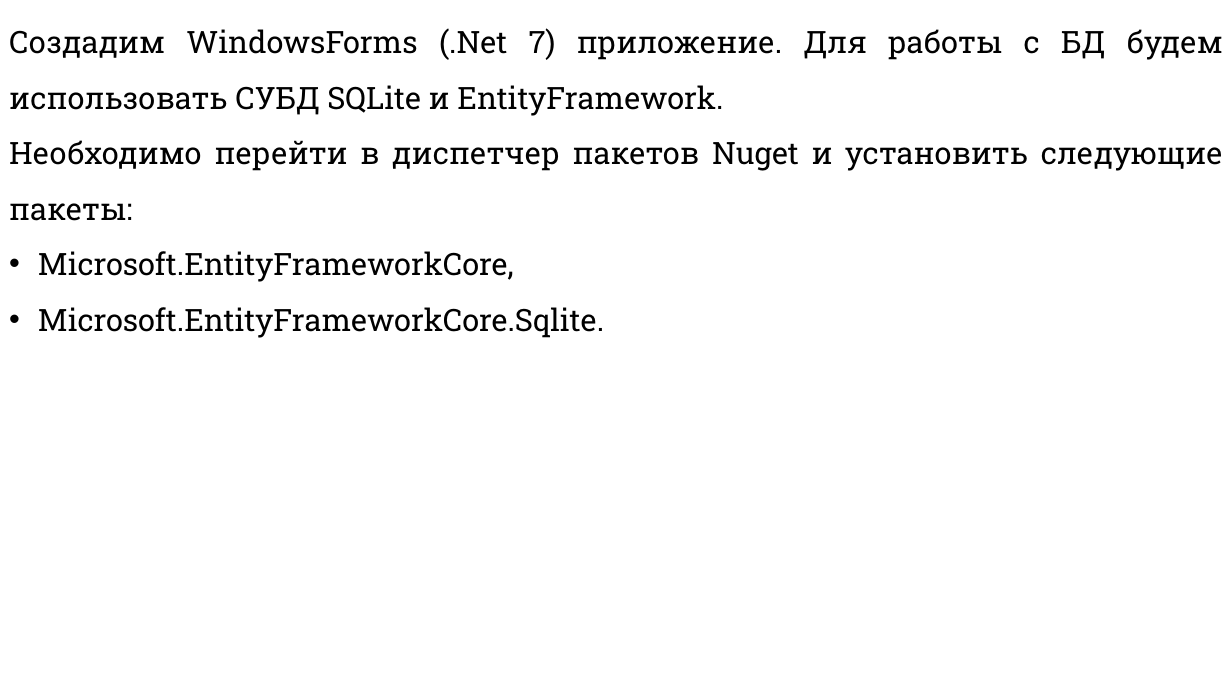
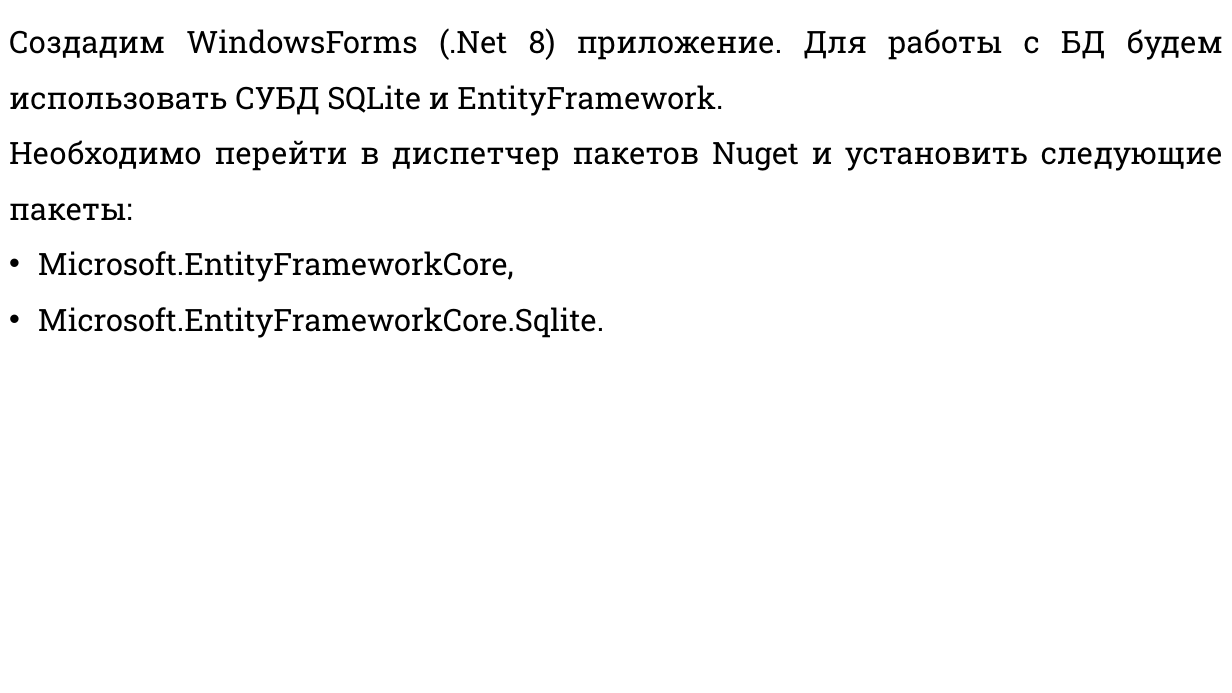
Before and after one commit to DaniilKlyukin/ITiP-3, a slide deck: slide 6 of Лекции/ИТиП 3 лек 8.pptx (slide 4 before the commit). Drawn at 1232x693 pixels with LibreOffice and Linux fonts; fonts in the diff are those of the drawing. Boxes give left, top, right and bottom in pixels: in the first picture for what was removed or moved away, otherwise in the second. Text is boxed around its words. In the diff, an @@ line names an element or a change of style, - is before the commit and + after.

```diff
--- a/Лекции/ИТиП 3 лек 8.pptx
+++ b/Лекции/ИТиП 3 лек 8.pptx
@@ text at [9,28,1223,116]: text changed @@
-Создадим WindowsForms (.Net 7) приложение. Для работы с БД будем использовать СУБД SQLite и EntityFramework.
+Создадим WindowsForms (.Net 8) приложение. Для работы с БД будем использовать СУБД SQLite и EntityFramework.
```
Also in this commit, not shown: 5 other slides changed, 2 slides added, 3 other files.
